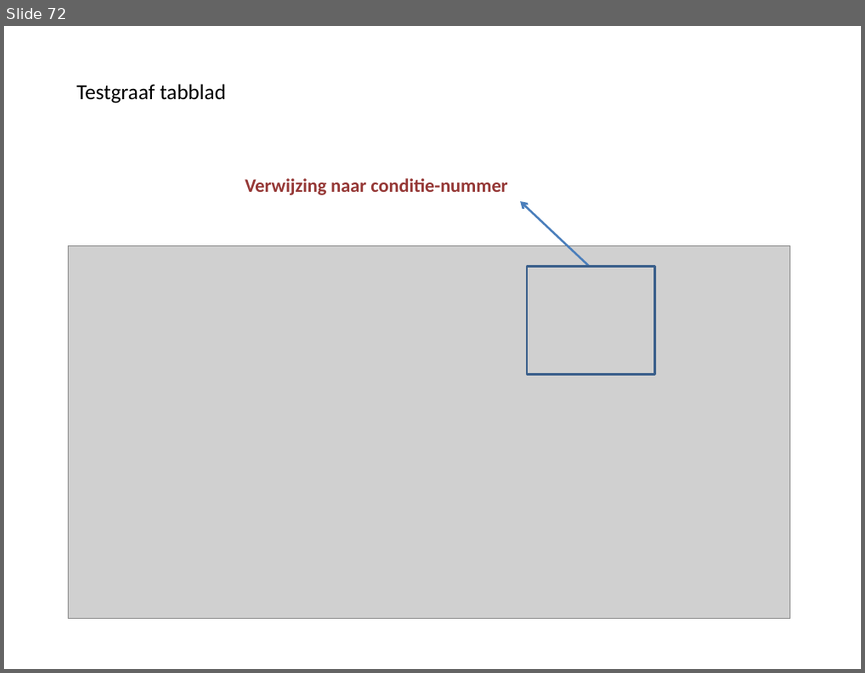
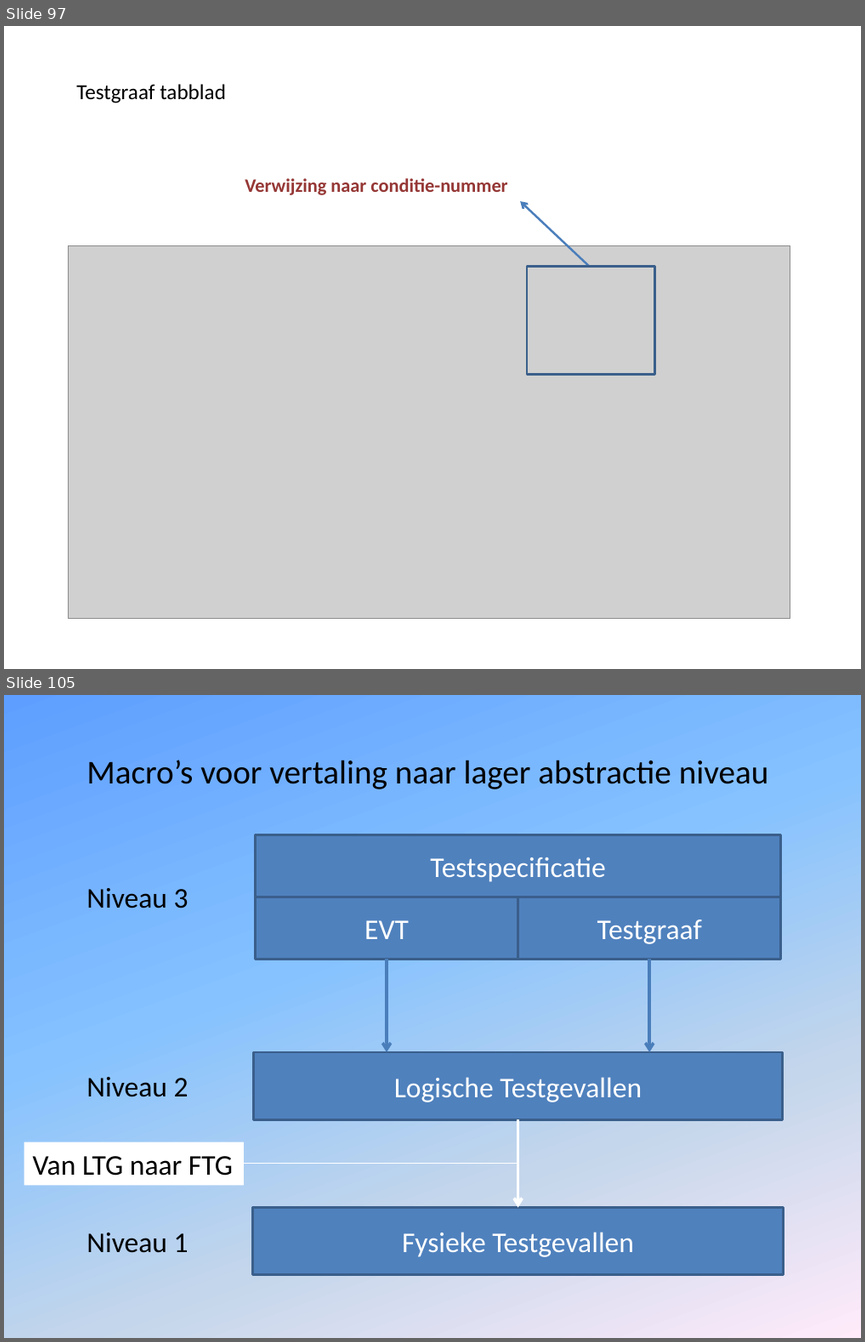
Before and after one commit to RalphSmeenk/TestdossierTool, a slide deck: Handleiding_powerpoint.pptx. Shown one above the other, each under a label of ours: slide 72 before the commit, slides 97 and 105 after it; the slides between them are not shown. The pictures are 865x673 and 865x1342 pixels, drawn with LibreOffice and Linux fonts; fonts in the diff are those of the drawing; grey boxes stand for pictures. Boxes give left, top, right and bottom in pixels: in the first picture for what was removed or moved away, otherwise in the second. Text is boxed around its words. In the diff, an @@ line names an element or a change of style, - is before the commit and + after.

Commit message:
Update van de powerpoint handleiding, kleine aanpassingen aan het Testdossiertool voor v1.8

```diff
--- a/Handleiding_powerpoint.pptx
+++ b/Handleiding_powerpoint.pptx
@@ slide 105 added at (x1=4, y1=695, x2=861, y2=1338), background gradient #5E9EFF to #85C2FF to #C4D6EB to #FFEBFA @@
@@ text added at (x1=86, y1=760, x2=769, y2=789), 28 pt, text #000000 @@
+Macro’s voor vertaling naar lager abstractie niveau
@@ rectangle added at (x1=255, y1=834, x2=780, y2=896), fill #4F81BD, outline #3A5F8C 2 pt, 24 pt, text #FFFFFF @@
+Testspecificatie
@@ text added at (x1=86, y1=888, x2=188, y2=908), 24 pt, text #000000 @@
+Niveau 3
@@ rectangle added at (x1=255, y1=897, x2=518, y2=959), fill #4F81BD, outline #3A5F8C 2 pt, 24 pt, text #FFFFFF @@
+EVT
@@ rectangle added at (x1=518, y1=897, x2=781, y2=959), fill #4F81BD, outline #3A5F8C 2 pt, 24 pt, text #FFFFFF @@
+Testgraaf
@@ arrow added from (386, 959) to (386, 1052), #4B7EBC 2.5 pt @@
@@ arrow added from (649, 959) to (649, 1052), #4B7EBC 2.5 pt @@
@@ text added at (x1=86, y1=1077, x2=188, y2=1097), 24 pt, text #000000 @@
+Niveau 2
@@ rectangle added at (x1=253, y1=1052, x2=782, y2=1120), fill #4F81BD, outline #3A5F8C 2 pt, 24 pt, text #FFFFFF @@
+Logische Testgevallen
@@ arrow added from (518, 1119) to (518, 1208), #FFFFFF 2.5 pt @@
@@ rectangle added at (x1=24, y1=1141, x2=243, y2=1185), fill #FFFFFF, 24 pt, text #000000 @@
+Van LTG naar FTG
@@ line added from (244, 1163) to (518, 1163), #FFFFFF 0.75 pt @@
@@ rectangle added at (x1=252, y1=1208, x2=783, y2=1275), fill #4F81BD, outline #3A5F8C 2 pt, 24 pt, text #FFFFFF @@
+Fysieke Testgevallen
@@ text added at (x1=86, y1=1232, x2=188, y2=1253), 24 pt, text #000000 @@
+Niveau 1
@@ what was slide 72 is now slide 97 @@
```
Also in this commit, not shown: 16 slides changed, 60 other slides added, 2 slides removed, 3 other files.
